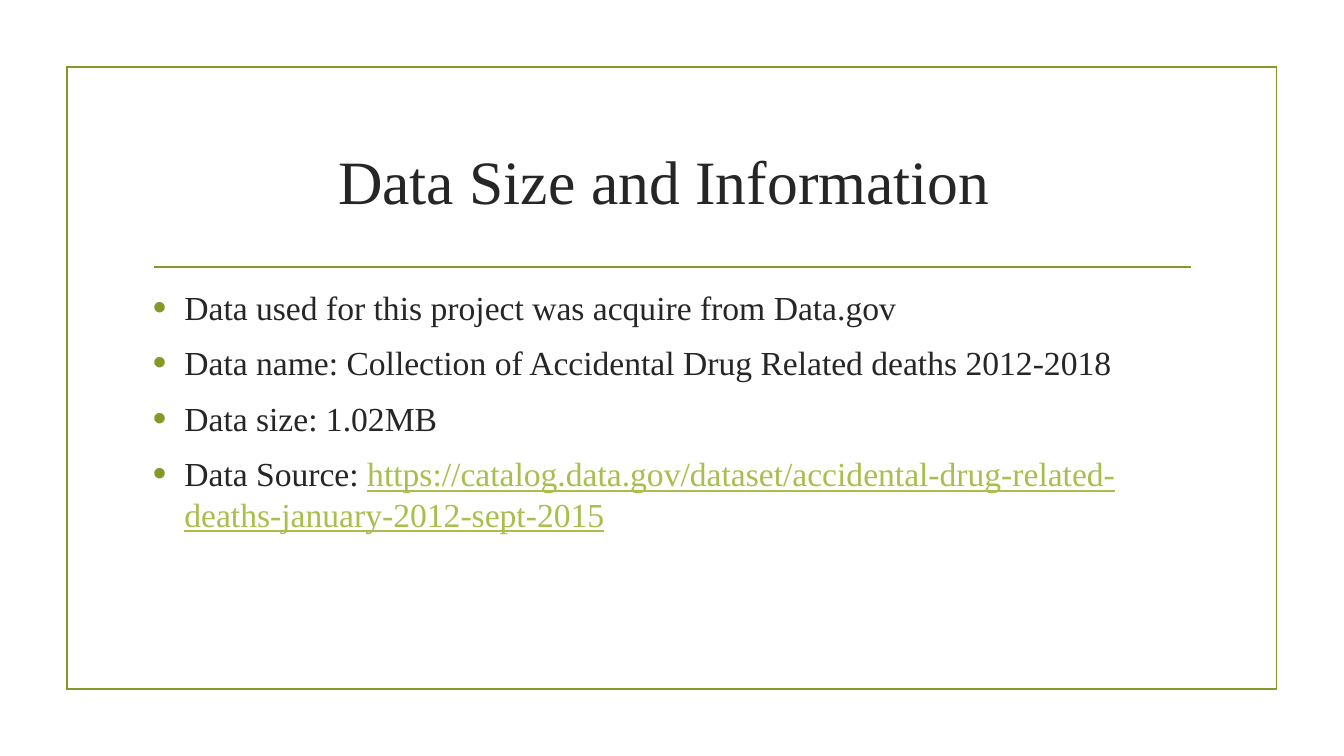
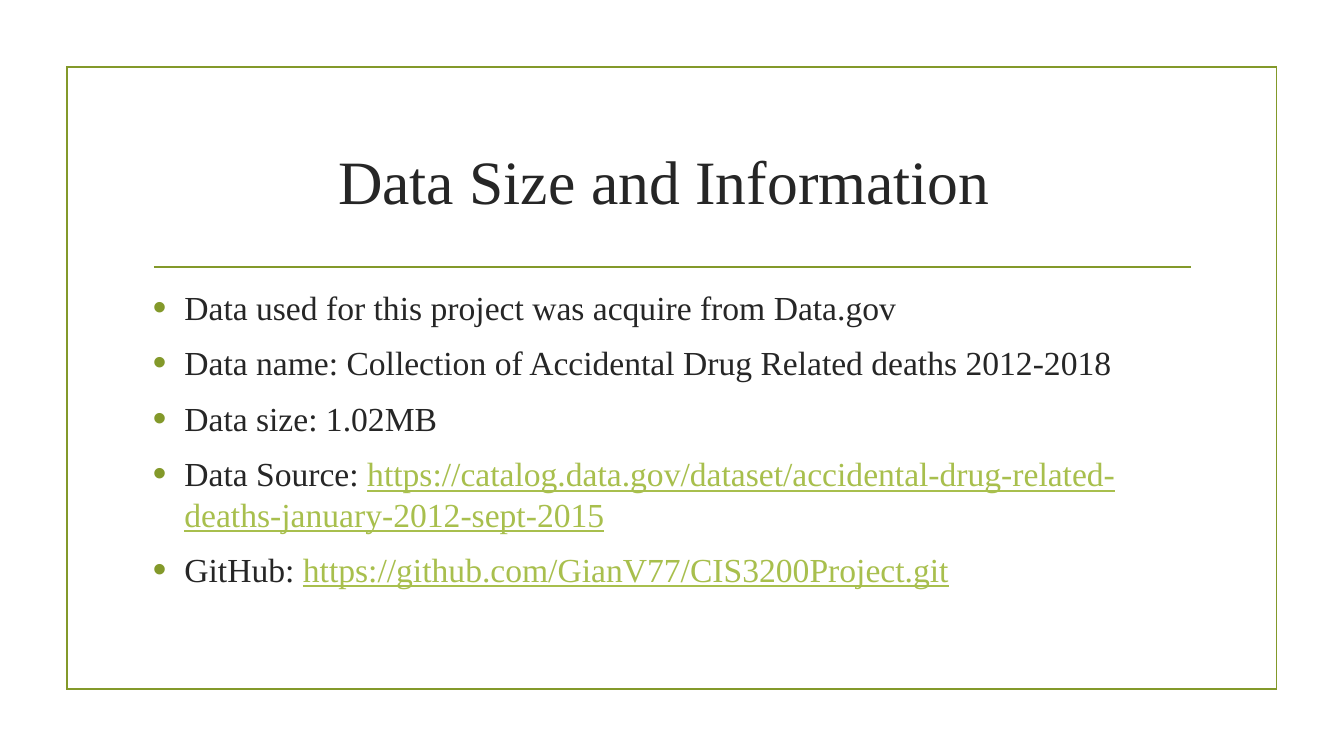
Before and after one commit to GianV77/CIS3200Project, a slide deck: slide 3 of Project/1-CIS3200 Project.pptx. Drawn at 1344x756 pixels with LibreOffice and Linux fonts; fonts in the diff are those of the drawing; background and template pictures are left out. Boxes give left, top, right and bottom in pixels: in the first picture for what was removed or moved away, otherwise in the second. Text is boxed around its words. In the diff, an @@ line names an element or a change of style, - is before the commit and + after.

```diff
--- a/Project/1-CIS3200 Project.pptx
+++ b/Project/1-CIS3200 Project.pptx
@@ text at [184, 558, 949, 589]: paragraph added @@
+• GitHub: https://github.com/GianV77/CIS3200Project.git
```
